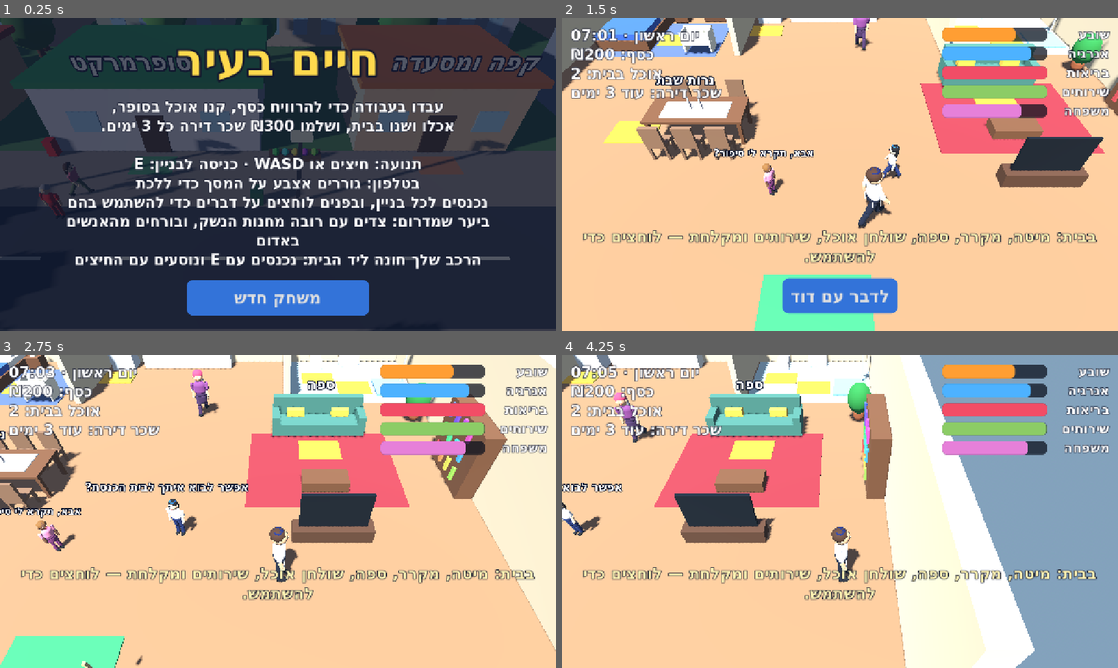
Above: before the commit, frames 1-4 (two rows, left to right).
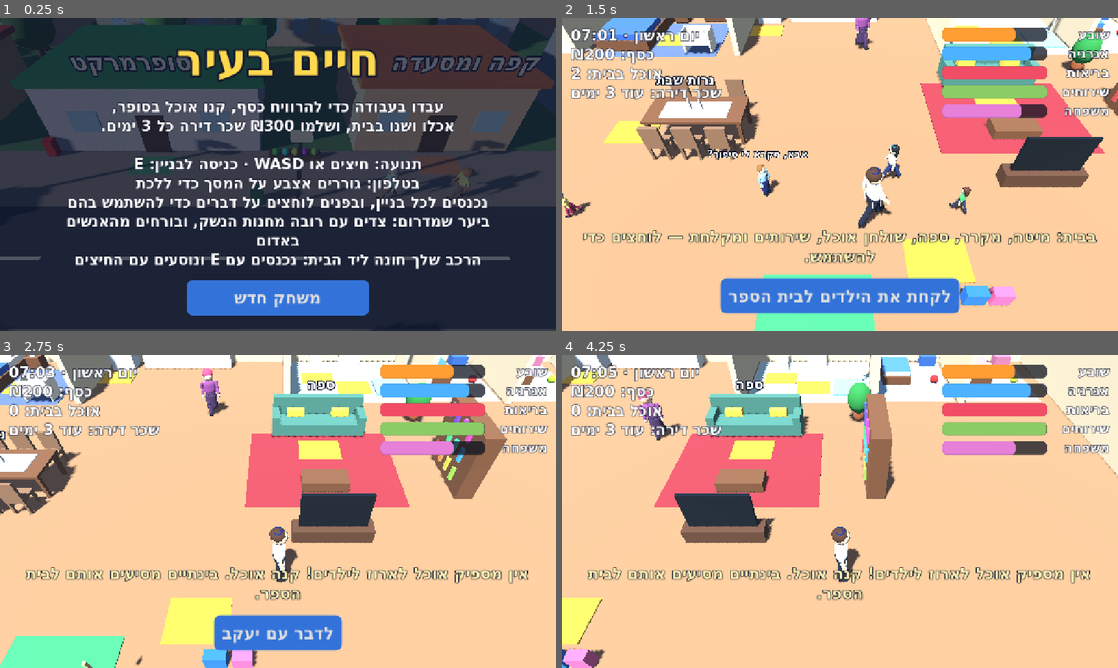
Above: after the commit, the same moments.

Repository: garyjoe/shneyor-games
Game: Godot game, scene res://main.tscn
The game is run twice, just before and just after one commit, with the same random seed, the same clock (stepped at 60 frames per second) and the same inputs.
Inputs (mouse positions are in pixels of both pictures, inside the frame that each line leads up to):
- Up to frame 1 (0.25 s): no input
- Up to frame 2 (1.5 s): click "משחק חדש" at 0.5 s; tap Enter at 1.25, 1.35 s; move the mouse to (962, 158) at 1.27 s; hold Right (ui_right) from 1.28 s (still down); click (962, 158) at 1.42 s
- Up to frame 3 (2.75 s): tap Space at 1.52 s; release Right (ui_right) at 2 s; drag from (166, 527) to (250, 574) at 2.02 s
- Up to frame 4 (4.25 s): move the mouse to (895, 442) at 2.77 s; hold Right (ui_right) 2.78-3.5 s; tap 9 at 2.85 s; drag from (812, 574) to (673, 464) at 3.52 s

The runs differ from the first frame. In frame 1, 1.2% of the frame differs, in the area x 0-99%, y 46-100%; in frame 2, 7.6%; in frame 3, 18%; in frame 4, 40%, in the area x 0-100%, y 0-100%.

Commit message:
Life in the City: four children with their own rooms, and the school run
- The family now has four children (David, Sarah, Yaakov, Rivka) and the
  baby, all fair-skinned. The girls and their mother wear long skirts
  and long sleeves; Sarah's uniform has the school badge.
- The home gains a bedroom with a bed for each child, two on each side.
  In the evening the children head to their own rooms.
- A school at the east end of the street, with a teacher at the door and
  a small playground. On school days you take the children from home,
  which packs four items from the fridge as lunches, walk or drive them
  to school, and collect them in the afternoon. Missing the morning or
  the pick-up lowers the family bar.
- The family now eats four items a day.

Co-Authored-By: Claude Fable 5.2 <noreply@anthropic.com>
Claude-Session: https://claude.ai/code/session_01Dt6dxQhnMkF2JMR9WrQUqG

Diff:
--- a/games/life-city/main.gd
+++ b/games/life-city/main.gd
@@ -39,7 +39,7 @@
 const FOREST_Z := 36.0             # the forest starts this far south of the street
 const FOREST_END := 100.0
 const ROOMS := {
-	"home": {"origin": Vector3(-200, 0, -200), "half": Vector2(11, 8)},
+	"home": {"origin": Vector3(-200, 0, -200), "half": Vector2(19.5, 8)},
 	"market": {"origin": Vector3(0, 0, -200), "half": Vector2(14.8, 8.2)},
 	"cafe": {"origin": Vector3(200, 0, -200), "half": Vector2(8, 6)},
 	"work": {"origin": Vector3(400, 0, -200), "half": Vector2(10, 7)},
@@ -202,6 +202,12 @@
 var family: Array[Person] = []     # wife, son, daughter, baby
 var family_joy := 70.0
 var near_kin: Person
+var kids := 0                      # 0 at home, 1 on the way to school, 2 at school, 3 on the way home
+var school_missed_day := 0
+var teacher: Person
+const KIDS: Array[int] = [1, 2, 3, 4]      # places of the children in `family`
+const KID_ROOMS: Array[float] = [13.6, 17.6, -13.6, -17.6]   # x of each child's bedroom
+const SCHOOL_DOOR := Vector3(126, 0, -4.7)
 var joy_warned := false
 var flames: Array[Node3D] = []
 var near_npc: Person               # a townsperson close enough to talk to
@@ -488,6 +494,7 @@
 	_build_edges()
 	_build_neighbourhood()
 	_build_restroom()
+	_build_school()
 	_building("guns", "חנות נשק", 40, 9, 4.2, Color(0.5, 0.52, 0.45), Color(0.25, 0.3, 0.2), 9, 19)
 
 	# Passers-by on the pavements, each with a name.
@@ -520,12 +527,12 @@
 
 
 ## A person built from rounded parts, with knees and elbows that bend.
-func _make_person(shirt: Color, pants: Color, into: Person = null) -> Person:
+func _make_person(shirt: Color, pants: Color, into: Person = null, tone: int = -1) -> Person:
 	var p := into if into else Person.new()
 	p.root = Node3D.new()
 	var tones: Array[Color] = [Color(0.96, 0.8, 0.66), Color(0.9, 0.72, 0.56), Color(0.78, 0.58, 0.42), Color(0.6, 0.42, 0.3), Color(0.45, 0.31, 0.22)]
 	var hairs: Array[Color] = [Color(0.12, 0.09, 0.07), Color(0.3, 0.19, 0.1), Color(0.55, 0.38, 0.18), Color(0.85, 0.7, 0.4), Color(0.6, 0.6, 0.62), Color(0.55, 0.2, 0.1)]
-	var skin := _mat(tones[rng.randi_range(0, 4)] if into == null else tones[1])
+	var skin := _mat(tones[tone] if tone >= 0 else (tones[rng.randi_range(0, 4)] if into == null else tones[0]))
 	var hair := _mat(hairs[rng.randi_range(0, 5)] if into == null else hairs[1])
 	var shirt_mat := _mat(shirt)
 	var pants_mat := _mat(pants)
@@ -1162,6 +1169,8 @@
 	prayed_day = 0
 	prayed_slot = 0
 	family_joy = 70.0
+	kids = 0
+	school_missed_day = 0
 	for kin in family:
 		kin.talked_day = 0
 	friday_note_day = 0
@@ -1736,6 +1745,10 @@
 			_enter_room(p)
 		"store_exit", "exit":
 			_leave_room()
+		"school":
+			_school_door()
+		"kids_out":
+			_take_kids()
 		"bench":
 			_bench_sleep()
 		"toilet":
@@ -1800,6 +1813,7 @@
 	inside = false
 	room = ""
 	carrying = false
+	_place_kids()
 	focus = null
 	me.root.rotation.y = 0.0
 	cam_focus = player.position
@@ -3395,6 +3409,7 @@
 	if _weekday() == 5 and clock >= 12.0 and clock < 18.0 and friday_note_day != day:
 		friday_note_day = day
 		_toast("היום יום שישי. שבת נכנסת ב-18:00: קנו חלה ומיץ ענבים, והדליקו נרות בבית.")
+	_watch_school()
 	if bladder >= 85.0 and not bladder_warned:
 		bladder_warned = true
 		_toast("צריך ללכת לשירותים! יש בבית, ויש שירותים ציבוריים בפארק.")
@@ -3549,33 +3564,66 @@
 
 
 func _build_family(o: Vector3) -> void:
-	# Mother, with her hair covered.
-	var mother := _make_person(Color(0.55, 0.3, 0.55), Color(0.3, 0.2, 0.35))
+	# Mother: hair covered, long sleeves and a long skirt. The whole family is fair-skinned.
+	var mother := _make_person(Color(0.55, 0.3, 0.55), Color(0.3, 0.2, 0.35), null, 0)
 	mother.name = "רחל"
 	_ball(0.215, Vector3(0, 1.82, -0.04), _mat(Color(0.8, 0.3, 0.45)), mother.root, Vector3(1.02, 0.9, 1.05))
-	_cap(0.16, 0.5, Vector3(0, 0.75, 0), _mat(Color(0.3, 0.2, 0.35)), mother.root, Vector3(1.5, 1.0, 1.1))   # skirt
+	_modest(mother, Color(0.55, 0.3, 0.55), Color(0.3, 0.2, 0.35))
 	mother.root.scale = Vector3(0.97, 0.97, 0.97)
 	mother.speed = 1.3
-	# Son with a kippah, and daughter.
-	var son := _make_person(Color(0.95, 0.95, 0.95), Color(0.15, 0.2, 0.4))
+	# Son with a kippah, and daughter in her school uniform with its badge.
+	var son := _make_person(Color(0.95, 0.95, 0.95), Color(0.15, 0.2, 0.4), null, 0)
 	son.name = "דוד"
 	_kippah(son.root, Color(0.15, 0.4, 0.75))
 	son.root.scale = Vector3(0.68, 0.68, 0.68)
 	son.speed = 2.2
-	var daughter := _make_person(Color(0.95, 0.6, 0.75), Color(0.5, 0.25, 0.45))
+	var daughter := _make_person(Color(0.6, 0.78, 0.95), Color(0.12, 0.16, 0.38), null, 0)
 	daughter.name = "שרה"
-	_cap(0.16, 0.45, Vector3(0, 0.78, 0), _mat(Color(0.5, 0.25, 0.45)), daughter.root, Vector3(1.5, 1.0, 1.1))
+	_modest(daughter, Color(0.6, 0.78, 0.95), Color(0.12, 0.16, 0.38))
+	_box(Vector3(0.09, 0.1, 0.02), Vector3(0.11, 1.36, 0.185), _mat(Color(0.95, 0.8, 0.15)), daughter.root)   # school badge
+	_box(Vector3(0.05, 0.05, 0.022), Vector3(0.11, 1.36, 0.186), _mat(Color(0.12, 0.16, 0.38)), daughter.root)
 	daughter.root.scale = Vector3(0.58, 0.58, 0.58)
 	daughter.speed = 2.0
-	var spots: Array[Vector3] = [Vector3(1.5, 0, -5.0), Vector3(2.5, 0, 4.0), Vector3(-1.5, 0, 4.5)]
-	var walkers: Array[Person] = [mother, son, daughter]
-	for k in 3:
+	# Two younger children.
+	var boy := _make_person(Color(0.3, 0.7, 0.4), Color(0.2, 0.22, 0.3), null, 0)
+	boy.name = "יעקב"
+	_kippah(boy.root, Color(0.75, 0.2, 0.2))
+	boy.root.scale = Vector3(0.5, 0.5, 0.5)
+	boy.speed = 2.3
+	var girl := _make_person(Color(0.98, 0.85, 0.5), Color(0.55, 0.2, 0.3), null, 0)
+	girl.name = "רבקה"
+	_modest(girl, Color(0.98, 0.85, 0.5), Color(0.55, 0.2, 0.3))
+	girl.root.scale = Vector3(0.44, 0.44, 0.44)
+	girl.speed = 1.9
+	var spots: Array[Vector3] = [Vector3(1.5, 0, -5.0), Vector3(2.5, 0, 4.0), Vector3(-1.5, 0, 4.5), Vector3(4.0, 0, 5.5), Vector3(-6.5, 0, 5.0)]
+	var walkers: Array[Person] = [mother, son, daughter, boy, girl]
+	# A bedroom for each child, two on each side of the home.
+	var room_colors: Array[Color] = [Color(0.3, 0.5, 0.85), Color(0.9, 0.55, 0.7), Color(0.35, 0.7, 0.45), Color(0.95, 0.8, 0.4)]
+	var inner := _mat(Color(0.86, 0.8, 0.68))
+	for wx: float in [-15.6, -11.6, 11.6, 15.6]:
+		_box(Vector3(0.25, 3.2, 4.6), o + Vector3(wx, 1.6, -6.2), inner)
+		_solid(Vector3(0.25, 3.2, 4.6), o + Vector3(wx, 1.6, -6.2))
+	for k in 4:
+		var rc := o + Vector3(KID_ROOMS[k], 0, -6.2)
+		_box(Vector3(3.5, 0.03, 4.2), rc + Vector3(0, 0.02, 0), _mat(room_colors[k].lightened(0.45)))
+		_box(Vector3(1.4, 0.45, 2.8), rc + Vector3(-0.8, 0.23, -0.9), _mat(Color(0.45, 0.3, 0.18)))
+		_box(Vector3(1.3, 0.2, 2.6), rc + Vector3(-0.8, 0.55, -0.9), _mat(Color(0.95, 0.95, 0.92)))
+		_box(Vector3(1.32, 0.22, 1.6), rc + Vector3(-0.8, 0.57, -0.4), _mat(room_colors[k]))
+		_box(Vector3(0.9, 0.16, 0.5), rc + Vector3(-0.8, 0.72, -1.9), _mat(Color(1, 1, 1)))
+		_solid(Vector3(1.4, 0.8, 2.8), rc + Vector3(-0.8, 0.4, -0.9))
+		_box(Vector3(0.8, 0.5, 0.6), rc + Vector3(1.1, 0.25, -1.9), _mat(room_colors[k].darkened(0.2)))     # toy box
+		_ball(0.2, rc + Vector3(1.1, 0.2, 0.2), _mat(Color.from_hsv(k * 0.23, 0.8, 0.95)), self)           # ball
+		_tag("החדר של %s" % walkers[k + 1].name, rc + Vector3(0, 2.6, -1.8), 40)
+	for k in 5:
 		walkers[k].root.position = o + spots[k]
 		walkers[k].target = walkers[k].root.position
 		add_child(walkers[k].root)
 		_bubble_for(walkers[k], 2.75)
 		_handle(walkers[k].root, "home", _family_talk.bind(walkers[k]))
 		family.append(walkers[k])
+	_spot("home", "kids_out", "ילקוטים", "לקחת את הילדים לבית הספר", o + Vector3(3.0, 0, 6.6))
+	_box(Vector3(0.5, 0.5, 0.25), o + Vector3(3.6, 0.25, 7.6), _mat(Color(0.2, 0.45, 0.8)))       # schoolbags by the door
+	_box(Vector3(0.45, 0.45, 0.25), o + Vector3(4.2, 0.23, 7.6), _mat(Color(0.85, 0.4, 0.6)))
 	# The baby, in a cot in the bedroom.
 	var cot := o + Vector3(-6.0, 0, -4.4)
 	var rail := _mat(Color(0.95, 0.93, 0.85))
@@ -3619,6 +3667,8 @@
 			near_kin = kin
 		if kin.limbs.is_empty():
 			continue                     # the baby stays in the cot
+		if kids != 0 and family.find(kin) in KIDS:
+			continue                     # out at school
 		kin.pause = maxf(kin.pause - delta, 0.0)
 		var to_target := kin.target - kin.root.position
 		to_target.y = 0.0
@@ -3628,6 +3678,9 @@
 			if kin.wait <= 0.0 and kin.pause <= 0.0:
 				kin.wait = rng.randf_range(2.0, 7.0)
 				kin.target = o + stops[rng.randi_range(0, stops.size() - 1)]
+				var place := family.find(kin)
+				if place in KIDS and (clock >= 20.5 or clock < 6.5):
+					kin.target = o + Vector3(KID_ROOMS[place - 1] + 0.6, 0, -5.4)        # bedtime: off to their own room
 			continue
 		var step := to_target.normalized() * kin.speed
 		kin.root.position += step * delta
@@ -3646,13 +3699,13 @@
 	match family.find(kin):
 		0:
 			lines = ["שלום! איך היה היום שלך?", "הילדים חיכו לך.", "תודה שאתה דואג לנו.", "אל תשכח לקנות חלה לשבת."]
-		1:
-			lines = ["אבא! בוא נשחק!", "אבא, למדתי היום בחומש.", "אפשר לבוא איתך לבית הכנסת?"]
-		2:
-			lines = ["אבא! ציירתי לך ציור.", "אבא, תקרא לי סיפור?", "אני אוהבת אותך, אבא."]
+		1, 3:
+			lines = ["אבא! בוא נשחק!", "אבא, למדתי היום בחומש.", "אפשר לבוא איתך לבית הכנסת?", "אבא, ראית את החדר שלי?"]
+		2, 4:
+			lines = ["אבא! ציירתי לך ציור.", "אבא, תקרא לי סיפור?", "אני אוהבת אותך, אבא.", "אבא, סידרתי את המיטה שלי!"]
 		_:
 			lines = ["גו גו!", "(התינוק מחייך אליך)", "(התינוק צוחק)"]
-	_say(kin, "שבת שלום, אבא!" if (_is_shabbat() and family.find(kin) in [1, 2]) else lines[rng.randi_range(0, lines.size() - 1)], 4.5)
+	_say(kin, "שבת שלום, אבא!" if (_is_shabbat() and family.find(kin) in KIDS) else lines[rng.randi_range(0, lines.size() - 1)], 4.5)
 	if kin.talked_day != day:
 		kin.talked_day = day
 		family_joy = minf(family_joy + 6.0, 100.0)
@@ -3661,9 +3714,11 @@
 
 ## Once a day the family eats from the fridge, and misses you a little.
 func _family_day() -> void:
+	kids = 0
+	_place_kids()
 	family_joy = maxf(family_joy - 6.0, 0.0)
 	var eaten := 0
-	while eaten < 3 and not fridge.is_empty():
+	while eaten < 4 and not fridge.is_empty():
 		var pick := -1
 		for k in fridge.size():                  # leave the Shabbat challah and grape juice alone
 			if fridge[k] != CHALLAH and fridge[k] != GRAPE_JUICE:
@@ -3673,7 +3728,7 @@
 			break
 		fridge.remove_at(pick)
 		eaten += 1
-	if eaten < 3:
+	if eaten < 4:
 		family_joy = maxf(family_joy - 12.0, 0.0)
 		_toast("לא היה מספיק אוכל בבית למשפחה. צריך למלא את המקרר.")
 	if family_joy < 25.0 and not joy_warned:
@@ -3681,3 +3736,152 @@
 		_toast("המשפחה מתגעגעת אליך. בוא הביתה, דבר איתם והבא אוכל.")
 	elif family_joy >= 40.0:
 		joy_warned = false
+
+
+# --------------------------------------------------------------- school ----
+
+## Long sleeves and a long skirt over the standard figure.
+func _modest(p: Person, shirt: Color, skirt: Color) -> void:
+	_cap(0.17, 0.82, Vector3(0, 0.6, 0), _mat(skirt), p.root, Vector3(1.45, 1.0, 1.15))
+	for k: int in [2, 3]:
+		_cap(0.068, 0.3, Vector3(0, -0.13, 0), _mat(shirt), p.joints[k])
+
+
+func _is_school_day() -> bool:
+	return _weekday() <= 5 and not _is_shabbat()
+
+
+func _build_school() -> void:
+	var at := Vector3(126, 0, -10)
+	_box(Vector3(15, 6.4, 8), at + Vector3(0, 3.2, 0), _mat(Color(0.93, 0.85, 0.6)))
+	_box(Vector3(15.6, 0.4, 8.6), at + Vector3(0, 6.6, 0), _mat(Color(0.25, 0.4, 0.65)))
+	_solid(Vector3(15, 6.4, 8), at + Vector3(0, 3.2, 0))
+	_box(Vector3(2.2, 2.6, 0.12), at + Vector3(0, 1.3, 4.05), _mat(Color(0.25, 0.4, 0.65)))
+	for f in 2:
+		for c in 4:
+			_box(Vector3(1.6, 1.3, 0.1), at + Vector3(-5.4 + c * 3.6 + (0.0 if c < 2 else 0.0), 2.1 + f * 3.0, 4.05), window_mat)
+	_sign("בית ספר", at + Vector3(0, 7.8, 4.3))
+	_box(Vector3(0.9, 0.9, 0.06), at + Vector3(0, 5.2, 4.06), _mat(Color(0.95, 0.8, 0.15)))       # the school emblem
+	_box(Vector3(0.5, 0.5, 0.07), at + Vector3(0, 5.2, 4.07), _mat(Color(0.12, 0.16, 0.38)))
+	_box(Vector3(3.0, 0.04, 1.6), SCHOOL_DOOR + Vector3(0, 0.03, 0), _mat(Color(0.95, 0.75, 0.2)))
+	var gate := Place.new()
+	gate.key = "school"
+	gate.title = "בית ספר"
+	gate.prompt = "בית הספר"
+	gate.door = SCHOOL_DOOR
+	places.append(gate)
+	# The teacher waits by the door.
+	teacher = _make_person(Color(0.35, 0.55, 0.5), Color(0.2, 0.2, 0.3))
+	teacher.speed = 0.0
+	teacher.root.position = SCHOOL_DOOR + Vector3(2.6, 0, -0.4)
+	_modest(teacher, Color(0.35, 0.55, 0.5), Color(0.2, 0.2, 0.3))
+	_add_townsperson(teacher)
+	teacher.name = "המורה מרים"
+	# A small yard with a slide and a swing frame.
+	var yard := at + Vector3(11.5, 0, 4.5)
+	_box(Vector3(5.0, 0.04, 4.0), yard + Vector3(0, 0.02, 0), _mat(Color(0.85, 0.75, 0.5)))
+	_box(Vector3(0.9, 0.12, 3.0), yard + Vector3(-1.2, 0.9, 0), _mat(Color(0.9, 0.2, 0.2))).rotation.x = 0.5
+	for sz: float in [-1.0, 1.0]:
+		_box(Vector3(0.12, 2.4, 0.12), yard + Vector3(1.4, 1.2, sz), _mat(Color(0.25, 0.4, 0.65)))
+	_box(Vector3(0.12, 0.12, 2.2), yard + Vector3(1.4, 2.4, 0), _mat(Color(0.25, 0.4, 0.65)))
+
+
+## Where the two children are drawn: at home, walking behind you, or out of sight at school.
+func _place_kids() -> void:
+	if family.size() < 6:
+		return
+	for k: int in KIDS:
+		var kid := family[k]
+		if kids == 0:
+			kid.root.visible = true
+			kid.root.position = ROOMS["home"]["origin"] + Vector3(-1.0 + k * 1.2, 0, 3.8)
+			kid.target = kid.root.position
+		else:
+			kid.root.visible = (kids == 1 or kids == 3) and not inside and not driving
+
+
+func _take_kids() -> void:
+	if kids != 0:
+		_toast("הילדים כבר לא בבית.")
+		return
+	if not _is_school_day():
+		_toast("היום אין בית ספר.")
+		return
+	if clock >= 13.0:
+		_toast("מאוחר מדי לבית הספר היום.")
+		return
+	kids = 1
+	var packed := 0
+	for n in 4:
+		for k in fridge.size():
+			if fridge[k] != CHALLAH and fridge[k] != GRAPE_JUICE:
+				fridge.remove_at(k)
+				packed += 1
+				break
+	if packed == 4:
+		_toast("ארזת לילדים אוכל לבית הספר. עכשיו מסיעים אותם: בית הספר בקצה הימני של הרחוב.")
+	else:
+		family_joy = maxf(family_joy - 6.0, 0.0)
+		_toast("אין מספיק אוכל לארוז לילדים! קנה אוכל. בינתיים מסיעים אותם לבית הספר.")
+	_play("pick")
+	_place_kids()
+	_update_hud()
+
+
+func _school_door() -> void:
+	if kids == 1:
+		kids = 2
+		family_joy = minf(family_joy + 8.0, 100.0)
+		_say(teacher, "בוקר טוב ילדים! להתראות אבא.", 5.0)
+		_toast("הילדים בבית הספר. אוספים אותם אחרי %s." % ("11:00" if _weekday() == 5 else "13:00"))
+		_play("pay")
+	elif kids == 2:
+		if clock < (11.0 if _weekday() == 5 else 13.0):
+			_say(teacher, "הילדים עוד לומדים. בוא אחר כך.", 4.0)
+			return
+		kids = 3
+		_say(teacher, "הם למדו יפה היום!", 5.0)
+		_toast("אספת את הילדים. עכשיו מחזירים אותם הביתה.")
+		_play("pick")
+	elif kids == 3:
+		_toast("הילדים איתך. קח אותם הביתה.")
+	else:
+		_say(teacher, "שלום! הילדים שלך בבית." if _is_school_day() else "היום אין לימודים.", 4.0)
+	_place_kids()
+	_update_hud()
+
+
+func _watch_school() -> void:
+	# The children trail behind you on foot, and ride along unseen in the car.
+	if kids == 1 or kids == 3:
+		for k: int in KIDS:
+			var kid := family[k]
+			kid.root.visible = not inside and not driving
+			if kid.root.visible:
+				var back := Vector3(-sin(me.root.rotation.y), 0, -cos(me.root.rotation.y))
+				var want := player.position + back * (0.9 + 0.5 * k) + Vector3(0.6 if k % 2 == 1 else -0.6, 0, 0)
+				var moving := kid.root.position.distance_to(want) > 0.3
+				if kid.root.position.distance_to(want) > 12.0:
+					kid.root.position = want
+				kid.root.position = kid.root.position.move_toward(want, 9.0 * get_physics_process_delta_time())
+				var dir := want - kid.root.position
+				if dir.length() > 0.05:
+					kid.root.rotation.y = atan2(dir.x, dir.z)
+				_animate(kid, moving, get_physics_process_delta_time())
+		if kids == 3 and room == "home":
+			kids = 0
+			family_joy = minf(family_joy + 6.0, 100.0)
+			_place_kids()
+			_toast("הילדים חזרו הביתה מבית הספר.")
+	if kids == 0 and _is_school_day() and clock >= 9.0 and clock < 13.0 and school_missed_day != day:
+		school_missed_day = day
+		family_joy = maxf(family_joy - 8.0, 0.0)
+		_toast("הילדים עוד לא בבית הספר! קח אותם מהבית (ליד הדלת).")
+	if kids == 2 and clock >= 18.5:
+		kids = 0
+		family_joy = maxf(family_joy - 8.0, 0.0)
+		_place_kids()
+		_toast("לא אספת את הילדים, והם חזרו הביתה לבד.")
+	if kids != 0 and _is_shabbat():
+		kids = 0
+		_place_kids()
